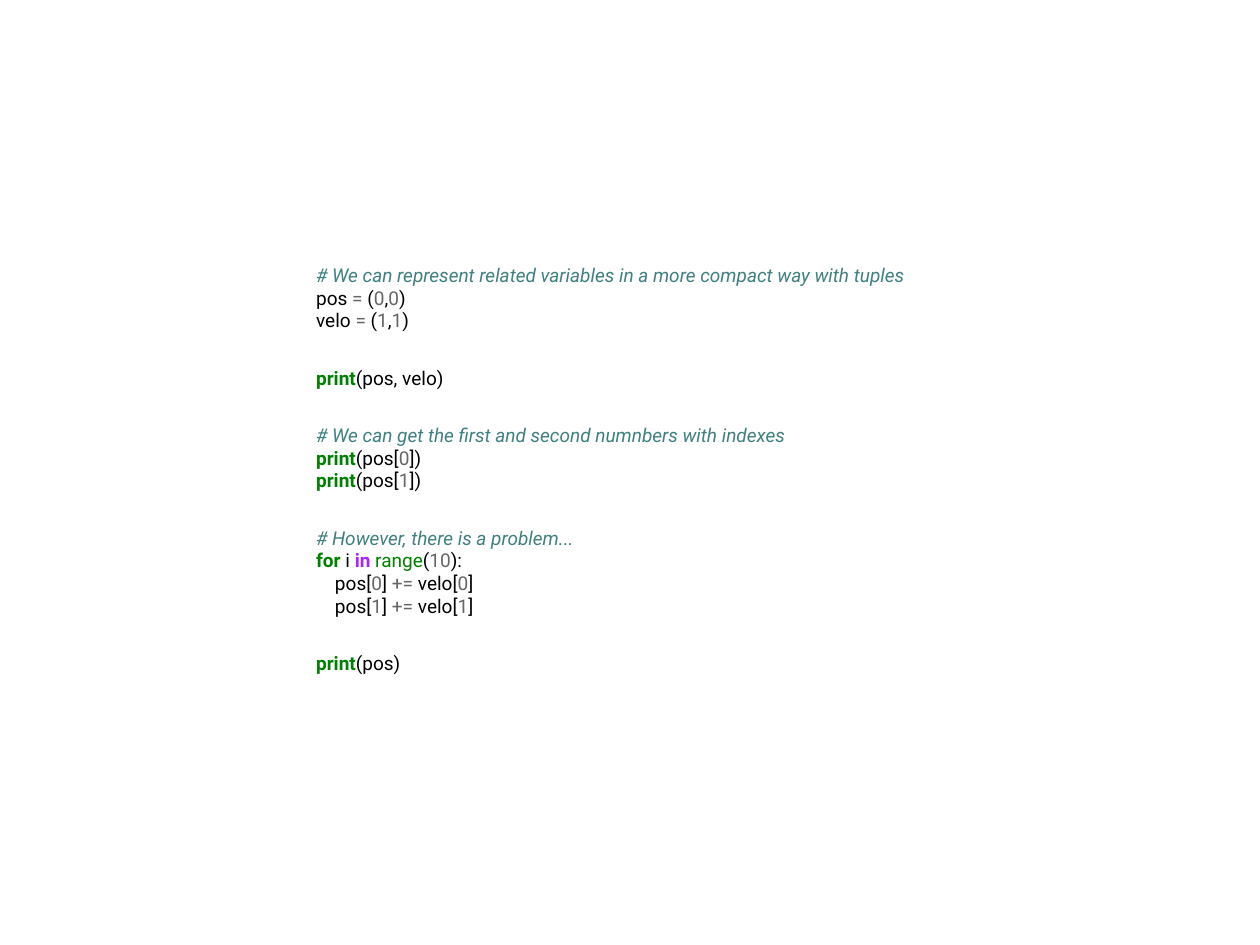
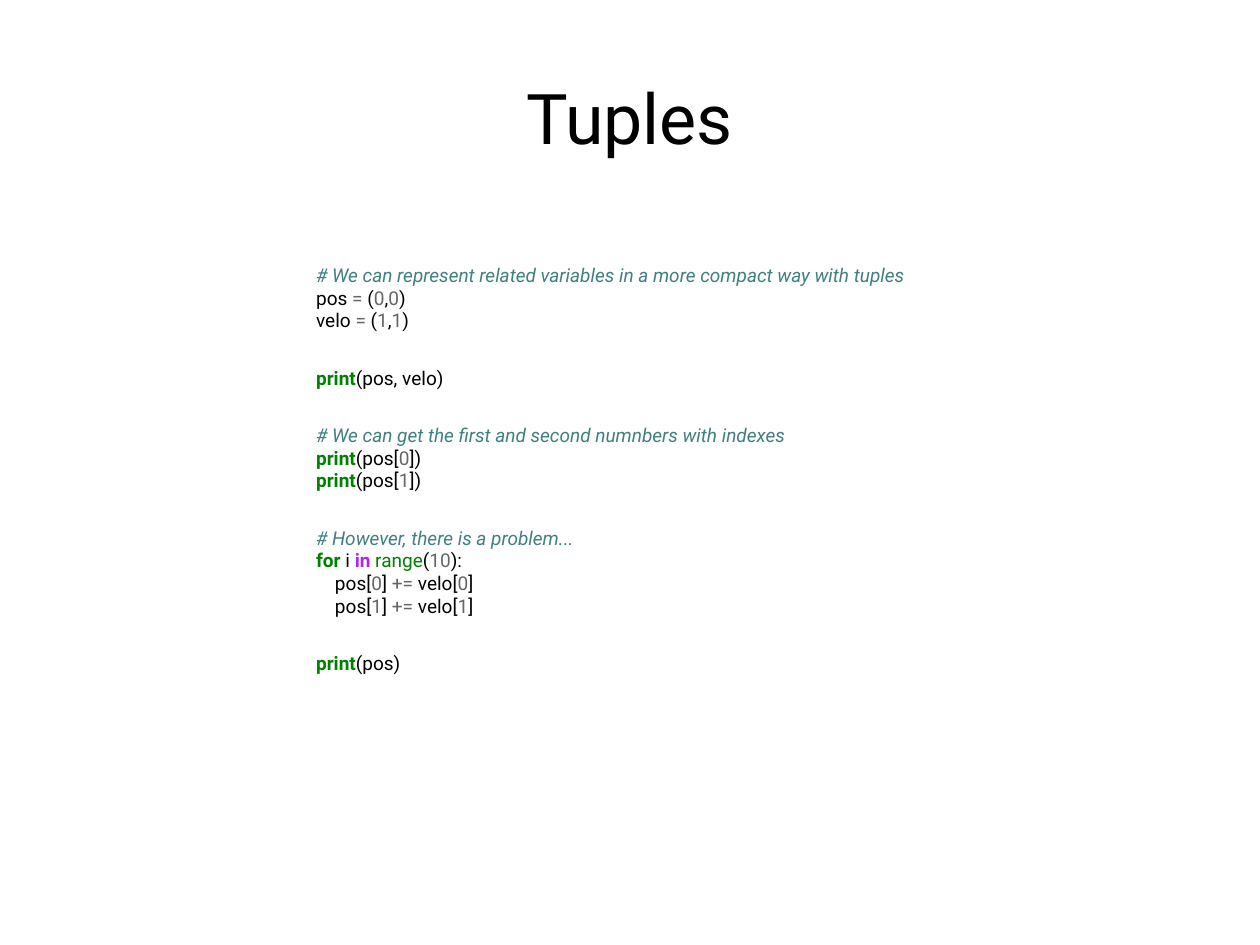
Before and after one commit to f0lie/basic_python_workshop, a slide deck: slide 15 of powerpoint.odp. Drawn at 1260x945 pixels with LibreOffice and Linux fonts; fonts in the diff are those of the drawing. Boxes give left, top, right and bottom in pixels: in the first picture for what was removed or moved away, otherwise in the second. Text is boxed around its words. In the diff, an @@ line names an element or a change of style, - is before the commit and + after.

```diff
--- a/powerpoint.odp
+++ b/powerpoint.odp
@@ title added at (527, 91, 733, 159), 44 pt, text #000000 @@
+Tuples
```
Also in this commit, not shown: 9 other slides changed, 1 slide added, 1 other file.
